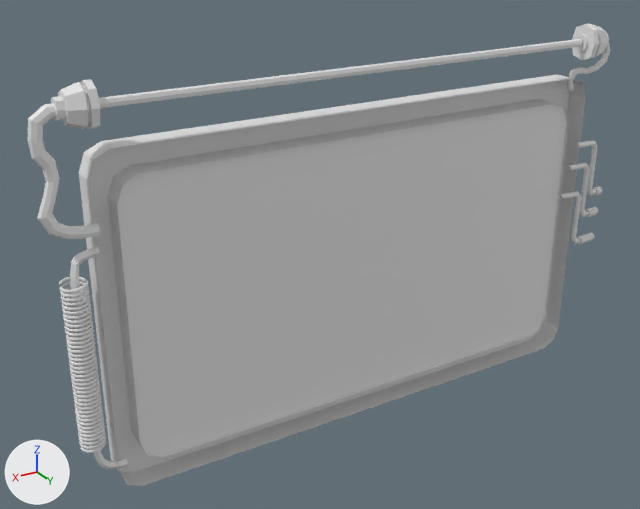
The FBX model Assets/shiomomura/model/monitor1.fbx: old version first, new version second.
Before and after are seen from a 50 mm camera at (14.6, 30.8, 17.5) aimed at (1.3, 8.6, 6.4). Arrows for +X, +Y and +Z are at lower left; the lights stay in place. Materials are left out; every surface is plain grey. Where no turn or scale is listed for an object, it has been applied to the vertices.

Names of what the first picture shows: 'coil1', 'coil_tube', 'moniter_HP_bar', 'moniter_frmae', 'moniter_palne', 'socket_L_linmoniter_HP_bar', 'socket_moniter_HP_bar_L', 'socket_moniter_HP_bar_R'.
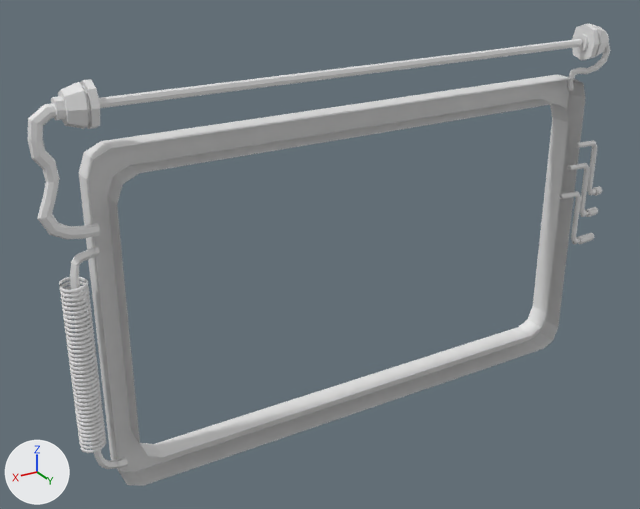
Where the newer file only moved an object's origin or applied its transform, the numbers keep the older frame.

Pixel boxes [x1, y1, x2, y2] of what changed, in the pictures (640 x 509 px):
'moniter_palne', deleted
    before: [117, 104, 566, 455]

Patch to the scene script:
```diff
--- a/Assets/shiomomura/model/monitor1.fbx.py
+++ b/Assets/shiomomura/model/monitor1.fbx.py
@@ ob_moniter_palne @@
-ob_moniter_palne = bpy.data.objects.new('moniter_palne', me_mesh_001)
-ob_moniter_palne.location = (-0.11, 9.56, 5.83)
```
